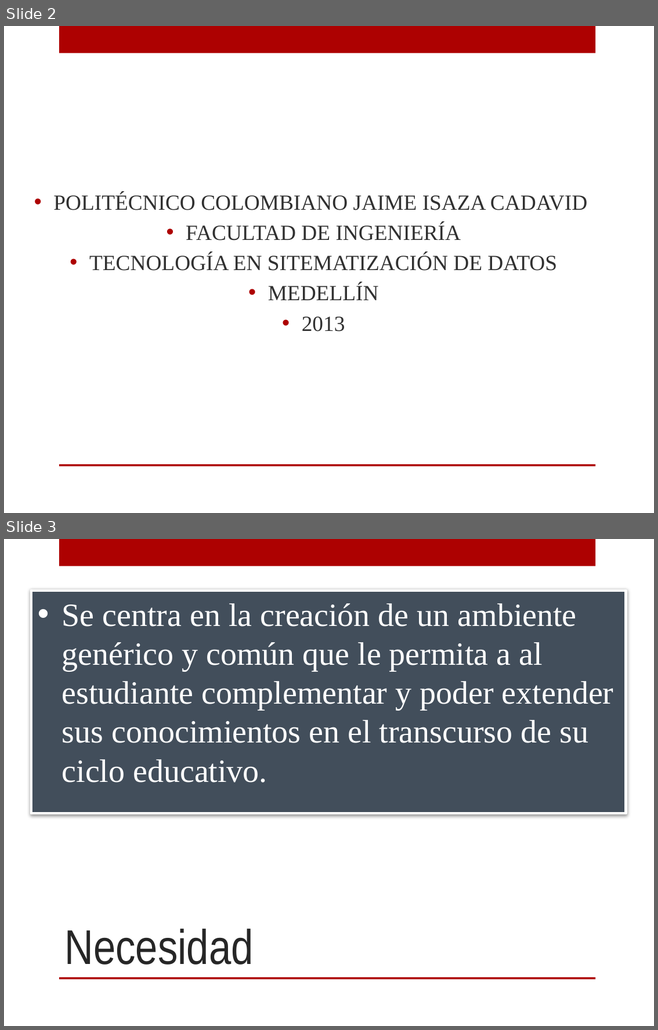
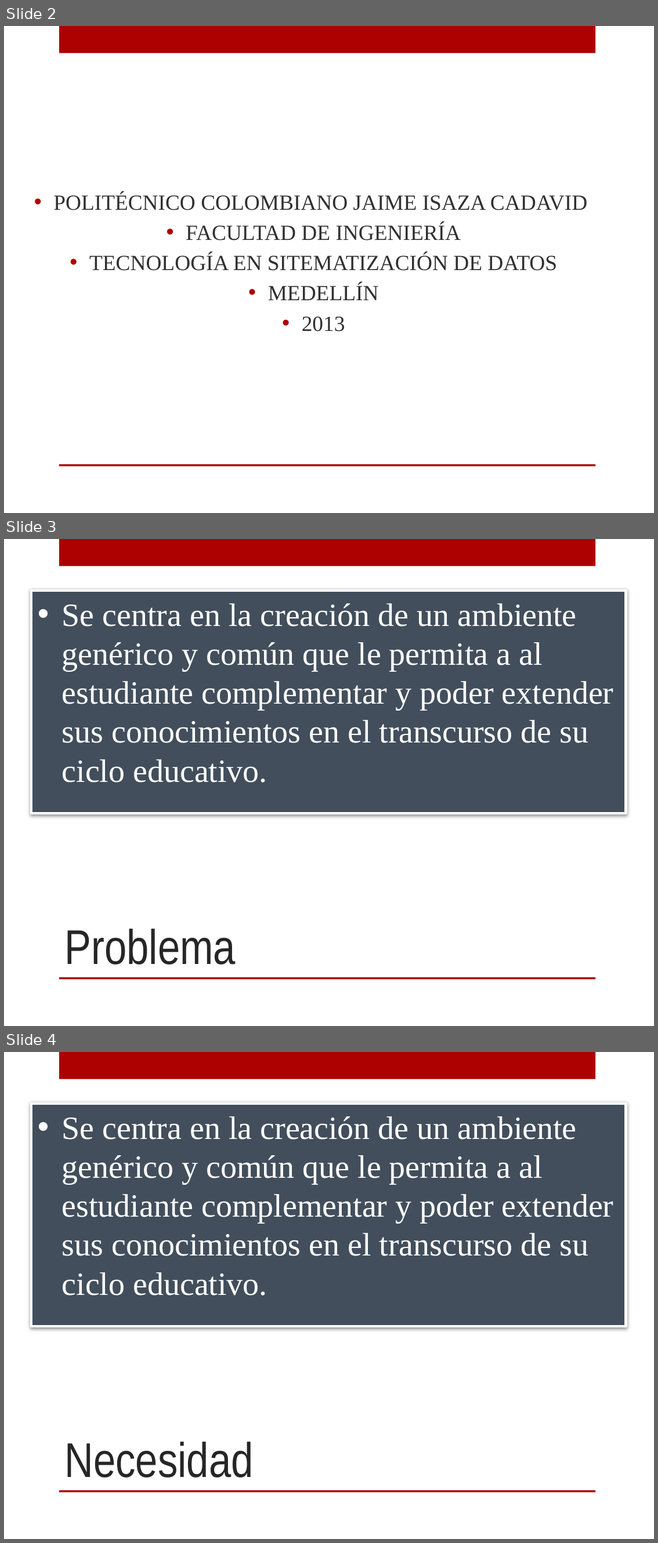
Before and after one commit to OscarMesa/MathForDummies, a slide deck: archivos/documentacion/Presentacion/Presentacion.pptx. Shown one above the other, each under a label of ours: slides 2 and 3 before the commit, slides 2, 3 and 4 after it. The pictures are 658x1030 and 658x1543 pixels, drawn with LibreOffice and Linux fonts; fonts in the diff are those of the drawing; background and template pictures are left out. Boxes give left, top, right and bottom in pixels: in the first picture for what was removed or moved away, otherwise in the second. Text is boxed around its words. In the diff, an @@ line names an element or a change of style, - is before the commit and + after.

```diff
--- a/archivos/documentacion/Presentacion/Presentacion.pptx
+++ b/archivos/documentacion/Presentacion/Presentacion.pptx
@@ slide 3 added at bbox=[4, 539, 654, 1026], background picture (left out); not listed: 2 template elements that a slide beside it also shows @@
@@ rectangle added at bbox=[31, 590, 626, 813], fill #424E5B, outline #FFFFFF 2.75 pt, 36 pt, text #FFFFFF @@
+• Se centra en la creación de un ambiente genérico y común que le permita a al estudiante complementar y poder extender sus conocimientos en el transcurso de su ciclo educativo.
@@ title added at bbox=[65, 929, 236, 965], 54 pt, text #262626 @@
+Problema
@@ what was slide 3 is now slide 4 @@
```
Also in this commit, not shown: 1 slide removed, 8 other files.
